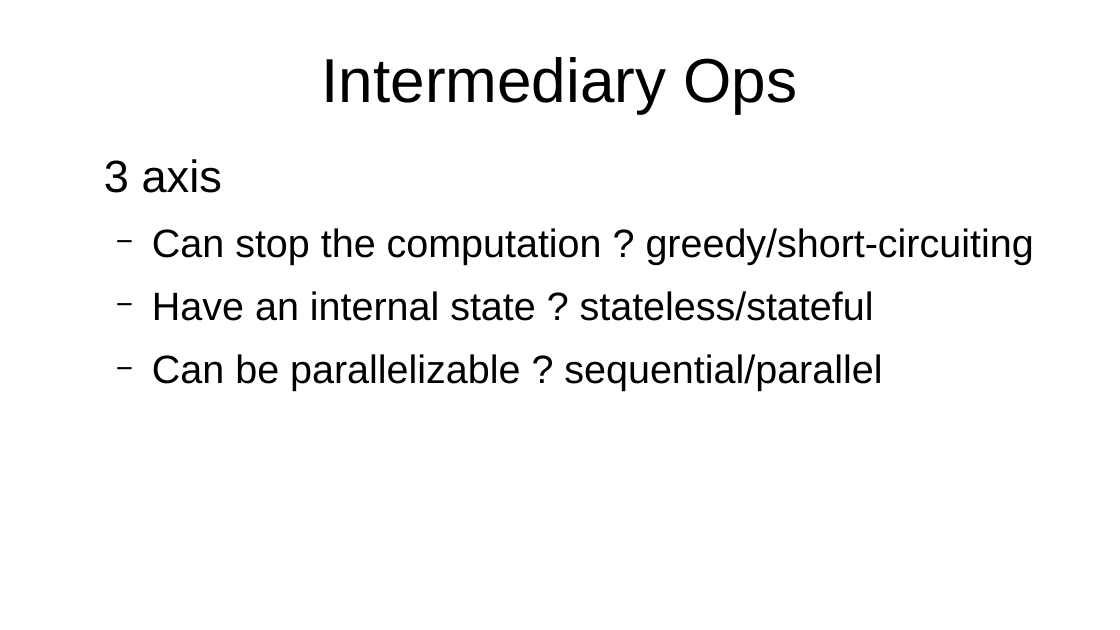
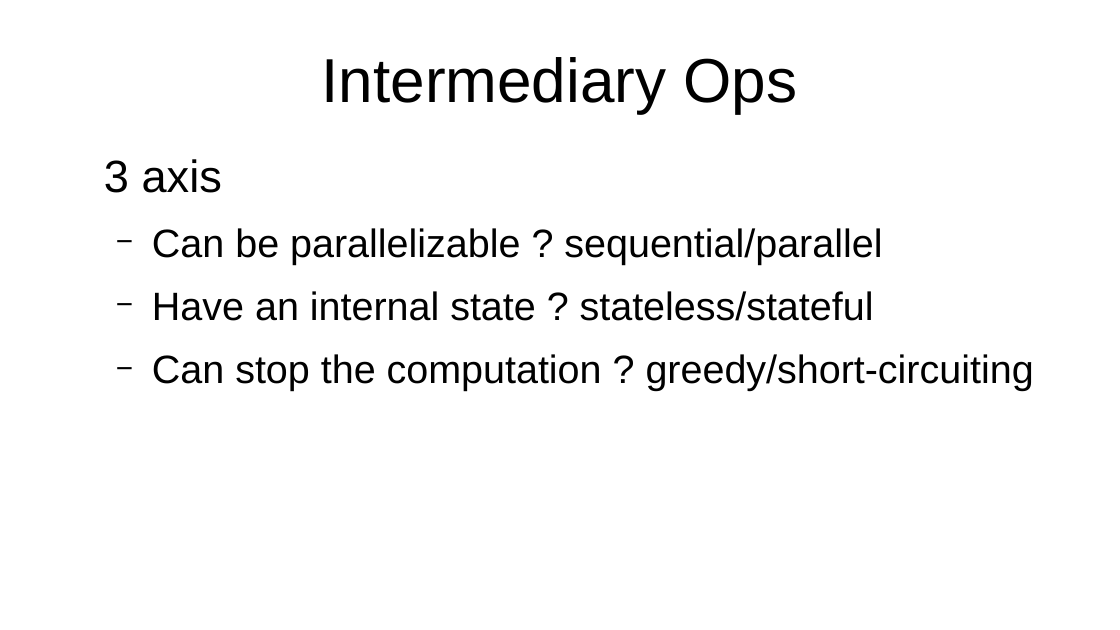
Before and after one commit to forax/we_are_all_to_gather, a slide deck: slide 7 of We are all to gather.odp. Drawn at 1120x630 pixels with LibreOffice and Linux fonts; fonts in the diff are those of the drawing. Boxes give left, top, right and bottom in pixels: in the first picture for what was removed or moved away, otherwise in the second. Text is boxed around its words. In the diff, an @@ line names an element or a change of style, - is before the commit and + after.

```diff
--- a/We are all to gather.odp
+++ b/We are all to gather.odp
@@ text at bbox=[152, 228, 882, 321]: paragraphs added @@
+  − Can be parallelizable ? sequential/parallel
+  − Have an internal state ? stateless/stateful
@@ text at bbox=[152, 291, 882, 391]: paragraphs removed @@
-  − Have an internal state ? stateless/stateful
-  − Can be parallelizable ? sequential/parallel
```
Also in this commit, not shown: 7 other slides changed, 4 slides added, 2 slides removed, 4 other files.
